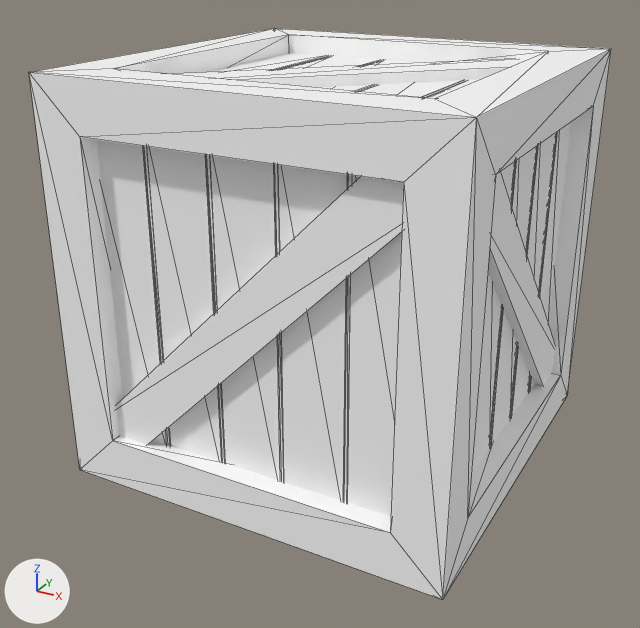
Two versions of the glTF model Client/Client/Resource/DDSMapData/Meshes/SM_Crate_01.gltf, one commit apart.
Camera for both pictures: a 50 mm lens placed at (0.978, -1.901, 0.788), pointed at (-0.026, -0.076, -0.124). Lighting does not change. The marker at lower left points along +X, +Y and +Z. The picture after the commit comes second. Mesh edges are drawn as thin lines.

Before the edit, the objects in view are built like this:
```python
mat_mi_prop_01 = principled_material('MI_Prop_01')
mat_mi_prop_01.base_color = (1.0, 1.0, 1.0)  # white #ffffff
me_sm_crate_01 = bpy.data.meshes.new('SM_Crate_01')
me_sm_crate_01.from_pydata(...)  # 280 vertices, 336 faces; spans x -0.5..0.5, y -0.5..0.5, z -0.5..0.5
me_sm_crate_01.materials.append(mat_mi_prop_01)  # white #ffffff
ob_sm_crate_01 = bpy.data.objects.new('SM_Crate_01', me_sm_crate_01)
ob_sm_crate_01.location = (0.0, 0.0, 0.0)
```
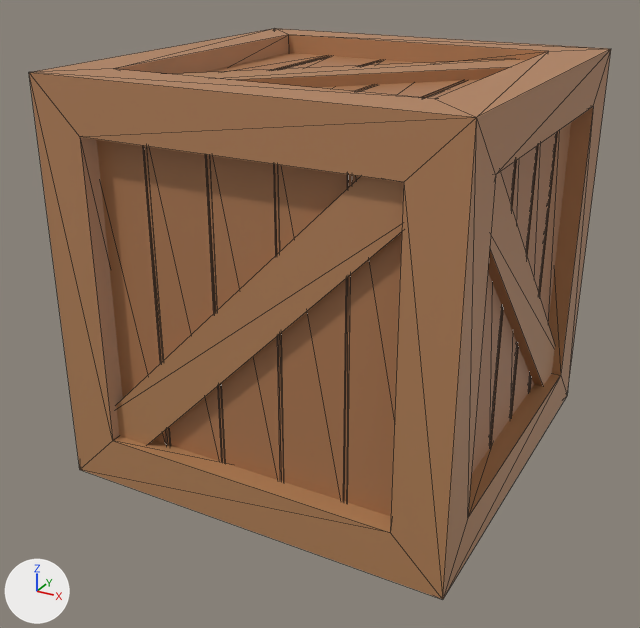
Changed parts and their boxes (x1, y1, x2, y2) in the pictures (640 x 628 px):
```json
{"object": "SM_Crate_01", "change": "surface changed", "before": [29, 28, 611, 599], "after": [29, 28, 611, 599], "on screen": "white to brown"}
```

Edits to the scene script, one JSON object a line:
```json
{"op": "add", "block": "img_mi_prop_01_basecolor_png", "code": ["img_mi_prop_01_basecolor_png = load_image('MI_Prop_01_BaseColor.png', 'MI_Prop_01_BaseColor.dds', 128, 128, 'sRGB')"]}
{"op": "remove", "block": "mat_mi_prop_01", "code": "mat_mi_prop_01.base_color = (1.0, 1.0, 1.0)  # white #ffffff"}
{"op": "add", "block": "mat_mi_prop_01", "code": "mat_mi_prop_01.texture = img_mi_prop_01_basecolor_png"}
```
